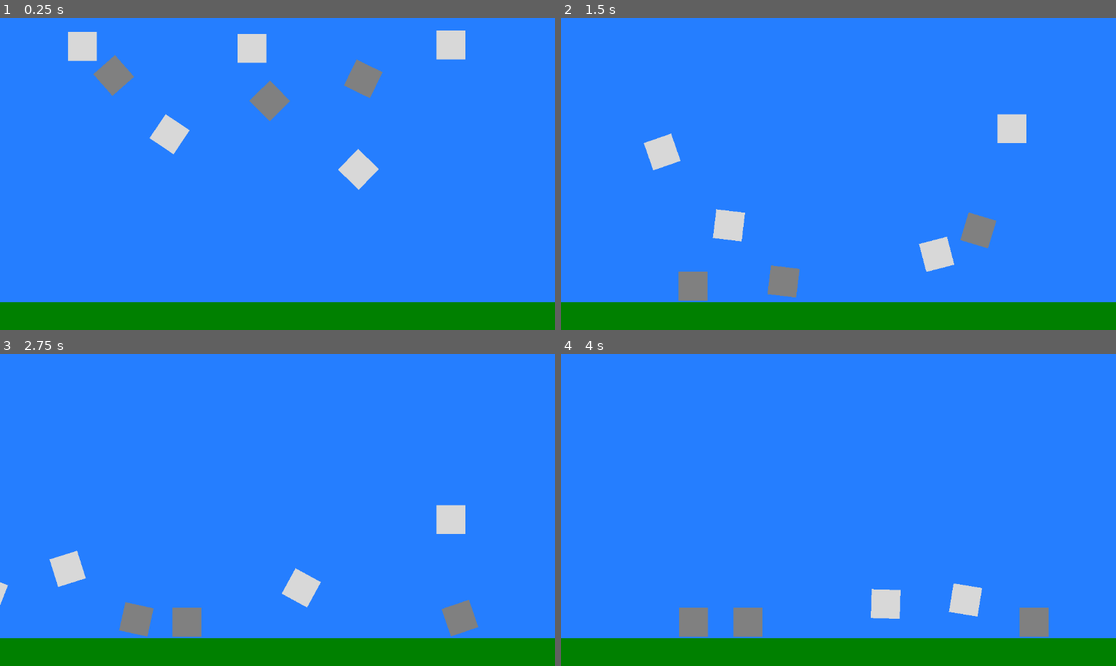
Above: before the commit, frames 1-4 (two rows, left to right).
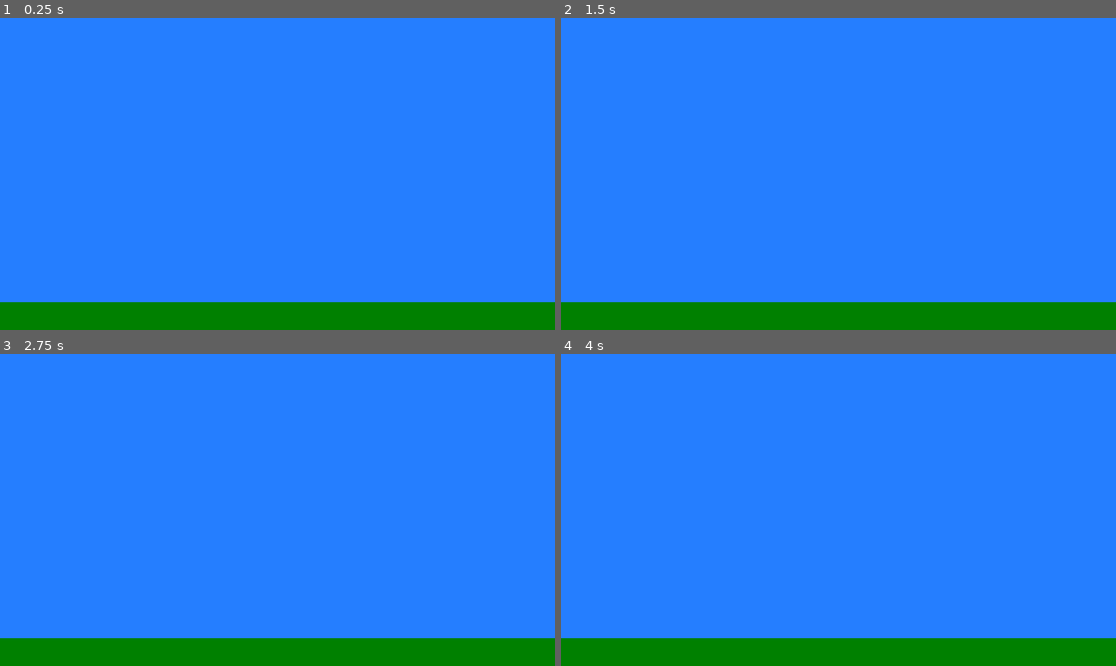
Above: after the commit, the same moments.

Repository: PabloValentin94/Conceitos_Godot
Game: Godot game, scene res://World.tscn
Same seed, same stepped clock (60 frames per second), same inputs: the game is played once before the commit and once after it.
Inputs (mouse positions are in pixels of both pictures, inside the frame that each line leads up to):
- Up to frame 1 (0.25 s): no input
- Up to frame 2 (1.5 s): move the mouse to (960, 158) at 0.52 s; click (960, 158) at 0.67 s; move the mouse to (727, 189) at 1.27 s; click (727, 189) at 1.42 s
- Up to frame 3 (2.75 s): move the mouse to (333, 441) at 2.02 s; click (333, 441) at 2.17 s
- Up to frame 4 (4 s): move the mouse to (810, 572) at 2.77 s; click (810, 572) at 2.92 s; move the mouse to (1005, 556) at 3.52 s; click (1005, 556) at 3.67 s

The runs differ from the first frame. In frame 1, 4.0% of the frame differs, in the area x 12-84%, y 4-56%; in frame 2, 3.5%; in frame 3, 3.0%; in frame 4, 2.5%.

Commit message:
Testando inputs do mouse ao interagir com a interface.

Diff:
--- /dev/null
+++ b/Scripts/Game_Manager.gd
@@ -0,0 +1,17 @@
+extends Node
+
+func _input(event: InputEvent) -> void:
+
+	# Verificando se é um evento de click do mouse.
+
+	if event is InputEventMouseButton:
+
+		# Verificando se é o botão do mouse com índice igual a 1 (Esquerdo).
+
+		if event.button_index == 1:
+
+			# Verificando se o botão está sendo pressionado no momento.
+
+			if event.pressed:
+
+				print(event)
--- a/World.tscn
+++ b/World.tscn
@@ -1,12 +1,14 @@
-[gd_scene load_steps=4 format=3 uid="uid://b3drf3ohalvb1"]
+[gd_scene load_steps=3 format=3 uid="uid://b3drf3ohalvb1"]
 
-[ext_resource type="PackedScene" uid="uid://ciy1ef43enhur" path="res://Objects/Rock_Default.tscn" id="1_iemj3"]
-[ext_resource type="PackedScene" uid="uid://mivafi2mwfar" path="res://Objects/Rock_Bounce.tscn" id="2_oswdg"]
+[ext_resource type="Script" path="res://Scripts/Game_Manager.gd" id="1_g5ohg"]
 
 [sub_resource type="RectangleShape2D" id="RectangleShape2D_uair6"]
 size = Vector2(1162, 64)
 
 [node name="World" type="Node2D"]
+
+[node name="Game_Manager" type="Node2D" parent="."]
+script = ExtResource("1_g5ohg")
 
 [node name="Background" type="ColorRect" parent="."]
 offset_left = -10.0
@@ -28,32 +30,3 @@
 offset_bottom = 33.0
 color = Color(0, 0.501961, 0, 1)
 metadata/_edit_use_anchors_ = true
-
-[node name="Rock_Default" parent="." instance=ExtResource("1_iemj3")]
-position = Vector2(560, 144)
-rotation = -0.781322
-
-[node name="Rock_Default2" parent="." instance=ExtResource("1_iemj3")]
-position = Vector2(754, 98)
-rotation = 0.4561
-
-[node name="Rock_Default3" parent="." instance=ExtResource("1_iemj3")]
-position = Vector2(236, 91)
-rotation = 0.848393
-
-[node name="Rock_Bounce" parent="." instance=ExtResource("2_oswdg")]
-position = Vector2(523, 35)
-
-[node name="Rock_Bounce2" parent="." instance=ExtResource("2_oswdg")]
-position = Vector2(171, 31)
-
-[node name="Rock_Bounce3" parent="." instance=ExtResource("2_oswdg")]
-position = Vector2(352, 213)
-rotation = 0.590638
-
-[node name="Rock_Bounce4" parent="." instance=ExtResource("2_oswdg")]
-position = Vector2(744, 286)
-rotation = -0.802094
-
-[node name="Rock_Bounce5" parent="." instance=ExtResource("2_oswdg")]
-position = Vector2(936, 28)
